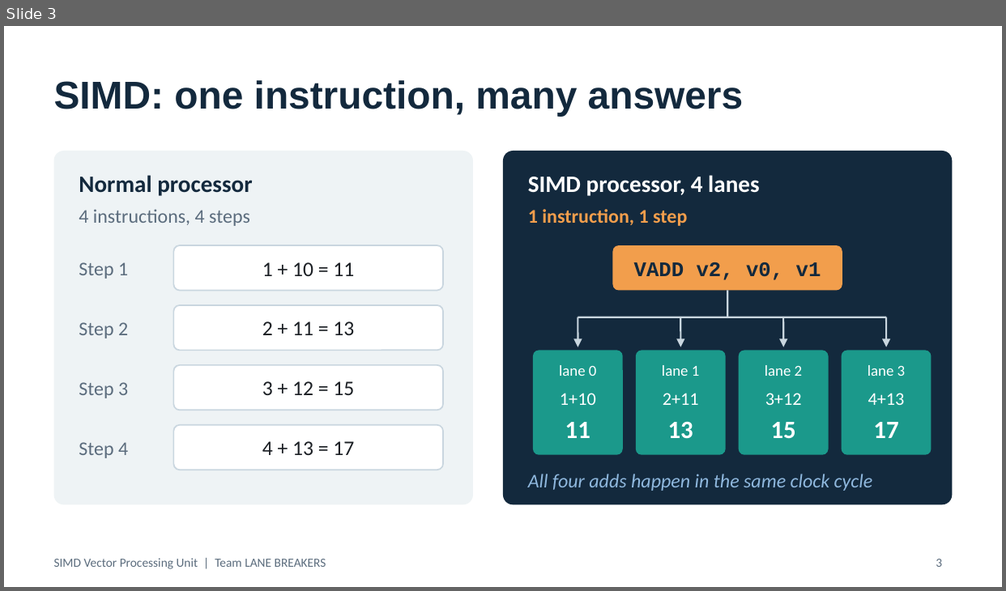
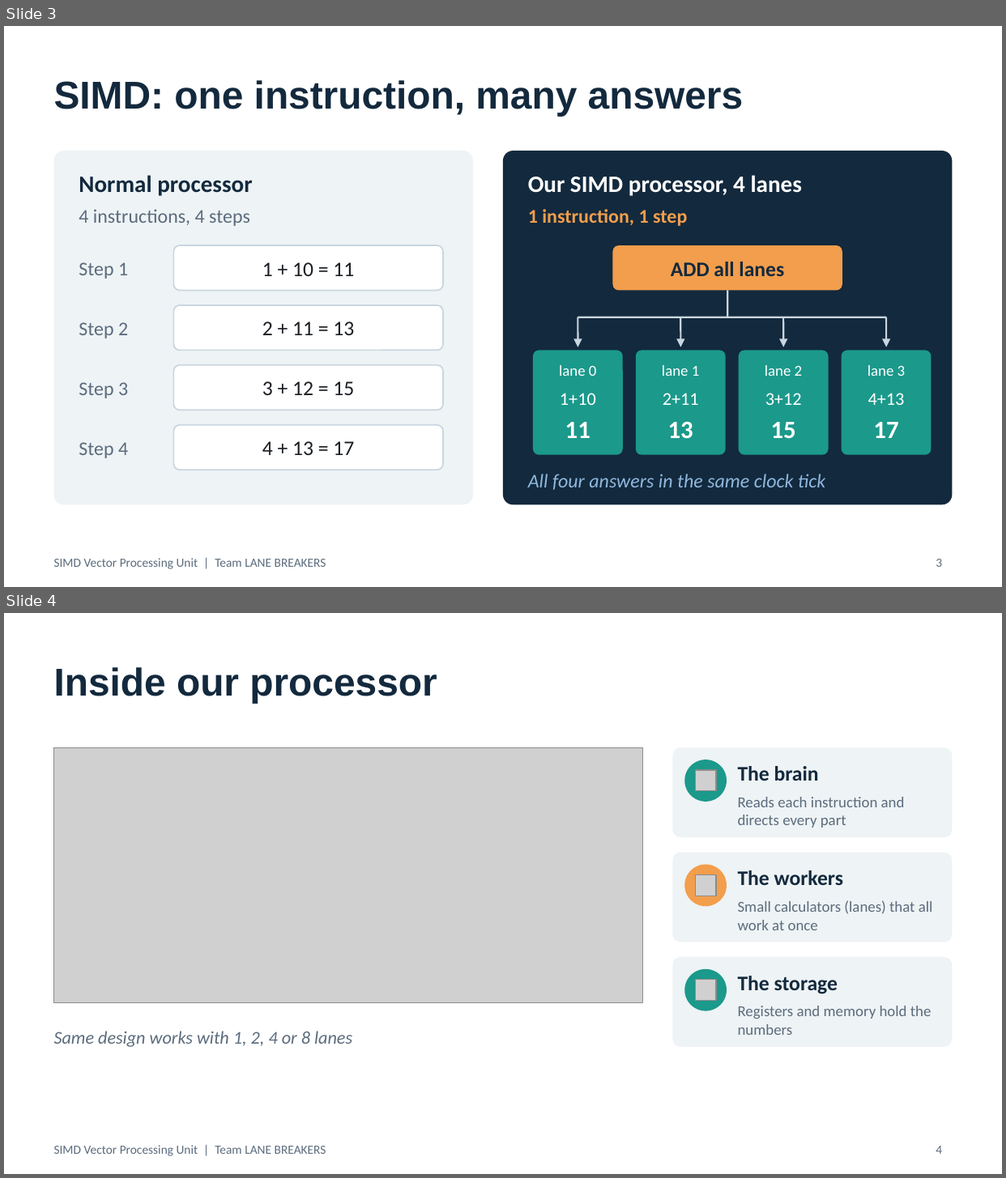
Before and after one commit to ChaitanyaSai-Meka/simd-vector-processing-unit, a slide deck: report/SIMD_VPU_Presentation.pptx. Shown one above the other, each under a label of ours: slide 3 before the commit, slides 3 and 4 after it. The pictures are 1006x591 and 1006x1178 pixels, drawn with LibreOffice and Linux fonts; fonts in the diff are those of the drawing; grey boxes stand for pictures. Boxes give left, top, right and bottom in pixels: in the first picture for what was removed or moved away, otherwise in the second. Text is boxed around its words. In the diff, an @@ line names an element or a change of style, - is before the commit and + after.

```diff
--- a/report/SIMD_VPU_Presentation.pptx
+++ b/report/SIMD_VPU_Presentation.pptx
@@ slide 4 added at <box>4,613,1002,1174</box>, background #FFFFFF; not listed: 1 template element that a slide beside it also shows @@
@@ title added at <box>54,667,437,703</box>, 28 pt, text #13293D, bold @@
+Inside our processor
@@ picture added at <box>54,747,642,1003</box> @@
@@ rounded rectangle added at <box>672,747,952,837</box>, fill #EEF3F5 @@
@@ ellipse added at <box>684,760,727,802</box>, fill #1B998B @@
@@ picture added at <box>695,769,715,790</box> @@
@@ text added at <box>738,766,819,781</box>, 15 pt, text #13293D, bold @@
+The brain
@@ text added at <box>738,797,905,828</box>, 11 pt, text #5B6C7D @@
+Reads each instruction and directs every part
@@ rounded rectangle added at <box>672,853,952,943</box>, fill #EEF3F5 @@
@@ ellipse added at <box>684,864,727,906</box>, fill #F29E4C @@
@@ picture added at <box>695,875,715,896</box> @@
@@ text added at <box>738,871,843,885</box>, 15 pt, text #13293D, bold @@
+The workers
@@ text added at <box>738,901,933,931</box>, 11 pt, text #5B6C7D @@
+Small calculators (lanes) that all work at once
@@ rounded rectangle added at <box>672,957,952,1047</box>, fill #EEF3F5 @@
@@ ellipse added at <box>684,969,727,1012</box>, fill #1B998B @@
@@ text added at <box>738,976,837,995</box>, 15 pt, text #13293D, bold @@
+The storage
@@ picture added at <box>695,979,715,1000</box> @@
@@ text added at <box>738,1006,931,1035</box>, 11 pt, text #5B6C7D @@
+Registers and memory hold the numbers
@@ text added at <box>54,1031,352,1047</box>, 13 pt, text #5B6C7D, italic @@
+Same design works with 1, 2, 4 or 8 lanes
@@ page number added at <box>936,1146,942,1154</box>, 9 pt, text #5B6C7D @@
+4
@@ slide 3 changed as well @@
@@ text at <box>528,175,802,196</box>: text changed @@
-SIMD processor, 4 lanes
+Our SIMD processor, 4 lanes
@@ text at <box>671,262,784,276</box>: text changed; font Courier New to Calibri @@
-VADD v2, v0, v1
+ADD all lanes
@@ text at <box>528,474,825,490</box>: text changed @@
-All four adds happen in the same clock cycle
+All four answers in the same clock tick
```
Also in this commit, not shown: 4 other slides changed, 2 other slides added, 5 slides removed.
